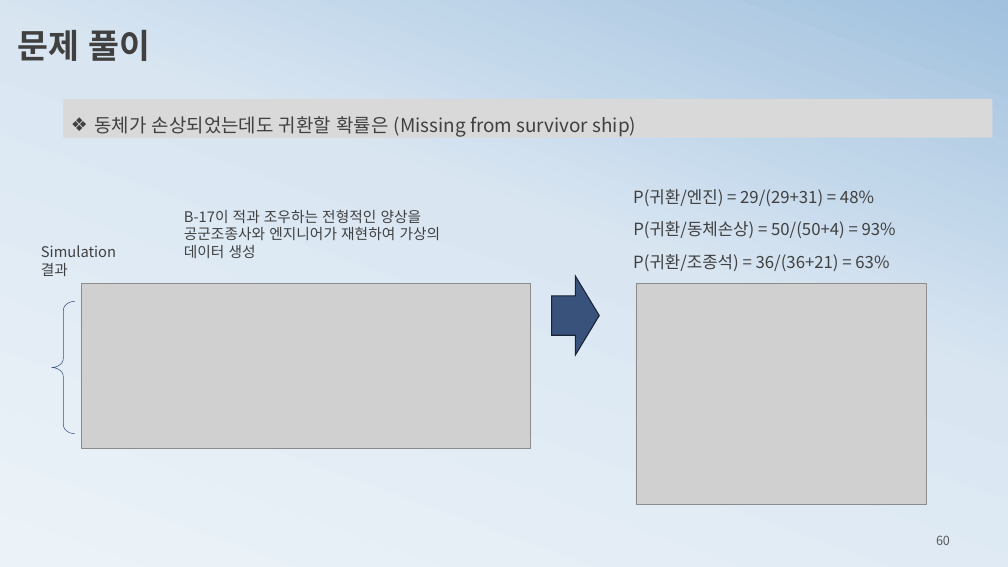
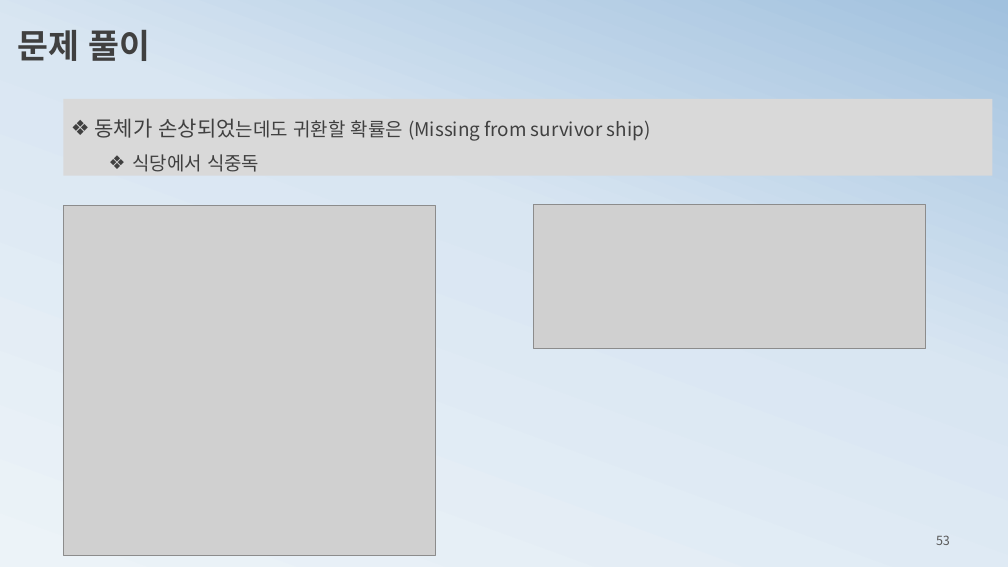
Before and after one commit to ancestor9/mathematics-for-machine-learning, a slide deck: slide 53 of 2_probability theory for machine learning.pptx (slide 60 before the commit). Drawn at 1008x567 pixels with LibreOffice and Linux fonts; fonts in the diff are those of the drawing; grey boxes stand for pictures. Boxes give left, top, right and bottom in pixels: in the first picture for what was removed or moved away, otherwise in the second. Text is boxed around its words. In the diff, an @@ line names an element or a change of style, - is before the commit and + after.

```diff
--- a/2_probability theory for machine learning.pptx
+++ b/2_probability theory for machine learning.pptx
@@ rectangle "동체가 손상되었는데도 귀환할 확률은 (Missing ..." resized from (x1=64, y1=99, x2=992, y2=138) to (x1=64, y1=99, x2=992, y2=176) @@
@@ text in rectangle at (x1=94, y1=118, x2=651, y2=141): size 18 to 20 pt in "동체가 손상되었는데도" @@
@@ text in rectangle at (x1=132, y1=154, x2=259, y2=172): paragraph added @@
+  ❖ 식당에서 식중독
@@ picture added at (x1=64, y1=205, x2=436, y2=556) @@
@@ text removed at (x1=184, y1=209, x2=441, y2=258) @@
-B-17이 적과 조우하는 전형적인 양상을 공군조종사와 엔지니어가 재현하여 가상의 데이터 생성
@@ picture resized from (x1=81, y1=284, x2=531, y2=449) to (x1=534, y1=205, x2=926, y2=349) @@
@@ text removed at (x1=633, y1=189, x2=874, y2=206) @@
-P(귀환/엔진) = 29/(29+31) = 48%
@@ text removed at (x1=633, y1=221, x2=896, y2=238) @@
-P(귀환/동체손상) = 50/(50+4) = 93%
@@ text removed at (x1=41, y1=245, x2=116, y2=276) @@
-Simulation 결과
@@ text removed at (x1=633, y1=254, x2=889, y2=271) @@
-P(귀환/조종석) = 36/(36+21) = 63%
@@ right arrow removed at (x1=551, y1=276, x2=599, y2=355) @@
@@ picture removed at (x1=636, y1=284, x2=927, y2=505) @@
@@ left brace removed at (x1=51, y1=302, x2=75, y2=434) @@
@@ page number at (x1=936, y1=535, x2=950, y2=545): text changed @@
-60
+53
```
Also in this commit, not shown: 3 other slides changed, 3 slides added, 12 slides removed, 1 other file.
